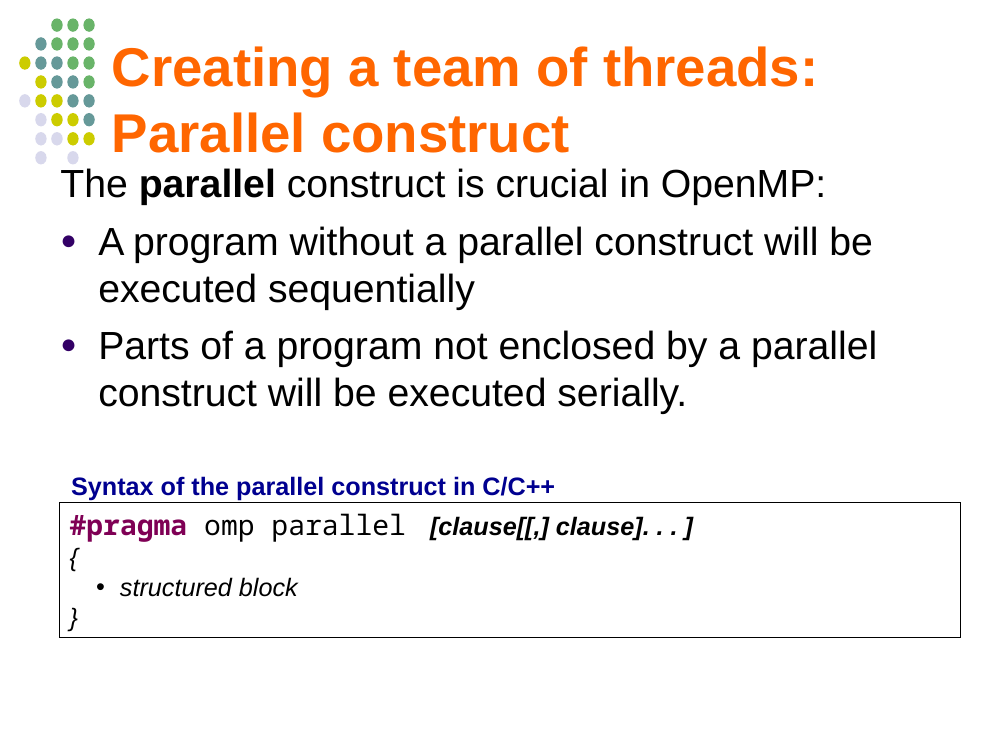
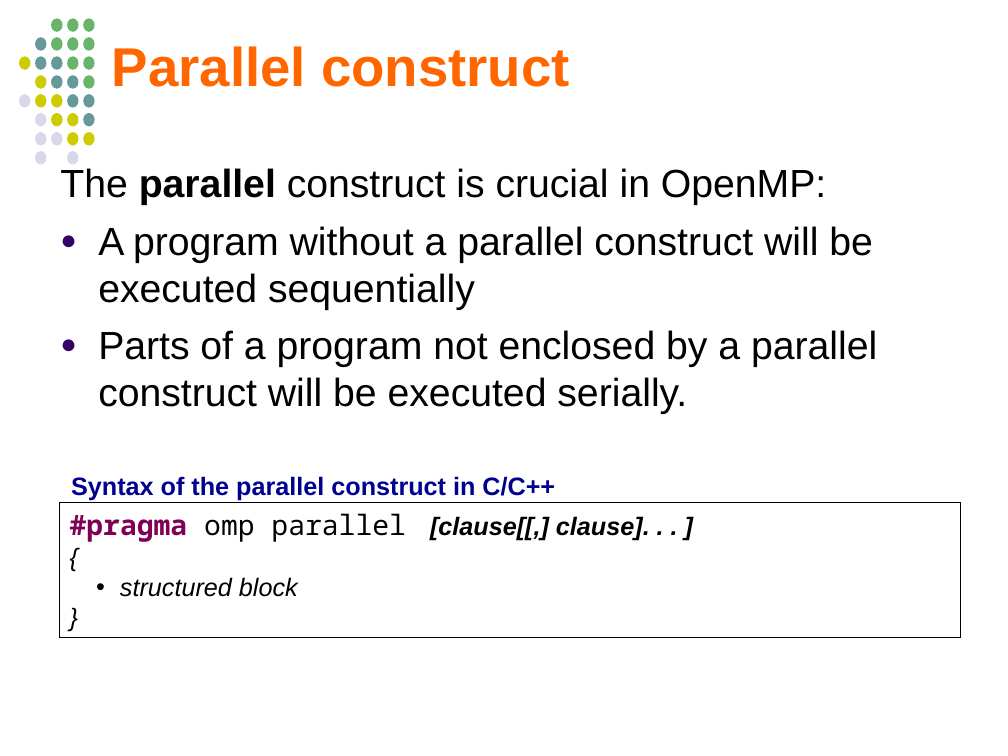
Before and after one commit to jablub/chpc_omp, a slide deck: slide 73 of OpenMP_MKuttel_CHPCWinterSchool2012.odp. Drawn at 1008x756 pixels with LibreOffice and Linux fonts; fonts in the diff are those of the drawing. Boxes give left, top, right and bottom in pixels: in the first picture for what was removed or moved away, otherwise in the second. Text is boxed around its words. In the diff, an @@ line names an element or a change of style, - is before the commit and + after.

```diff
--- a/OpenMP_MKuttel_CHPCWinterSchool2012.odp
+++ b/OpenMP_MKuttel_CHPCWinterSchool2012.odp
@@ title at [112, 46, 570, 87]: text changed @@
-Creating a team of threads: Parallel construct
+Parallel construct
```
Also in this commit, not shown: 43 other slides changed, 28 slides added, 19 slides removed, 20 other files.
